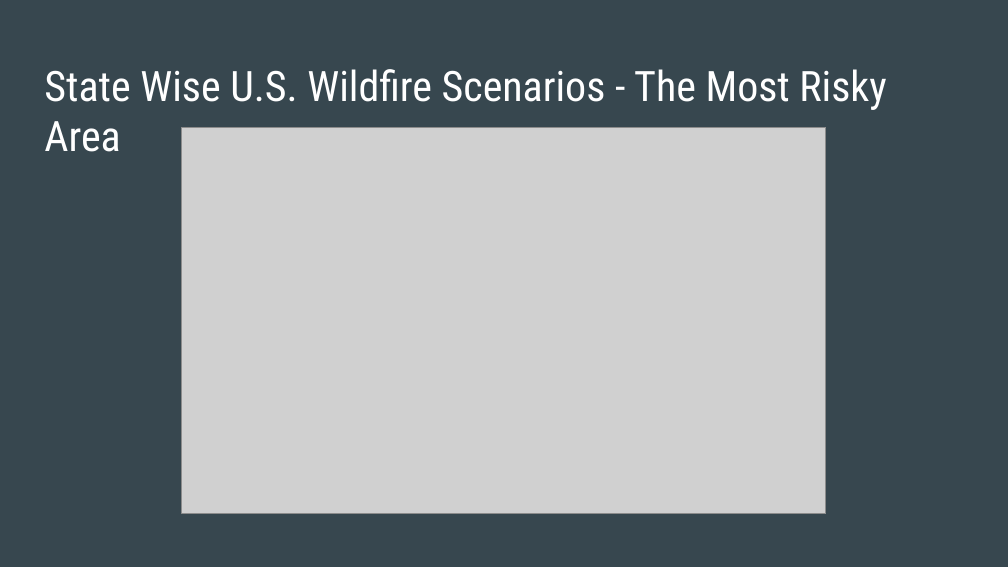
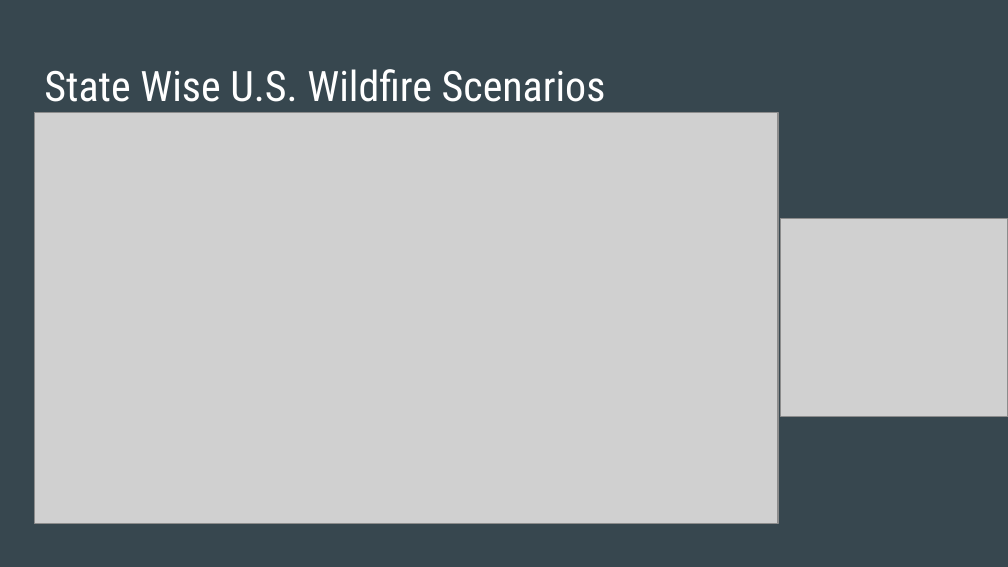
Before and after one commit to Firewatch-DTSC5301/wildfire, a slide deck: slide 7 of Firewatch_Presentation.pptx (slide 5 before the commit). Drawn at 1008x567 pixels with LibreOffice and Linux fonts; fonts in the diff are those of the drawing; grey boxes stand for pictures. Boxes give left, top, right and bottom in pixels: in the first picture for what was removed or moved away, otherwise in the second. Text is boxed around its words. In the diff, an @@ line names an element or a change of style, - is before the commit and + after.

```diff
--- a/Firewatch_Presentation.pptx
+++ b/Firewatch_Presentation.pptx
@@ title at (44, 69, 606, 102): text changed @@
-State Wise U.S. Wildfire Scenarios - The Most Risky Area
+State Wise U.S. Wildfire Scenarios
@@ picture: place and size @@
-picture at (182, 127, 827, 514)
+picture at (34, 112, 778, 523)
@@ picture added at (781, 219, 1008, 416) @@
```
Also in this commit, not shown: 6 other slides changed, 4 slides added, 2 slides removed.
